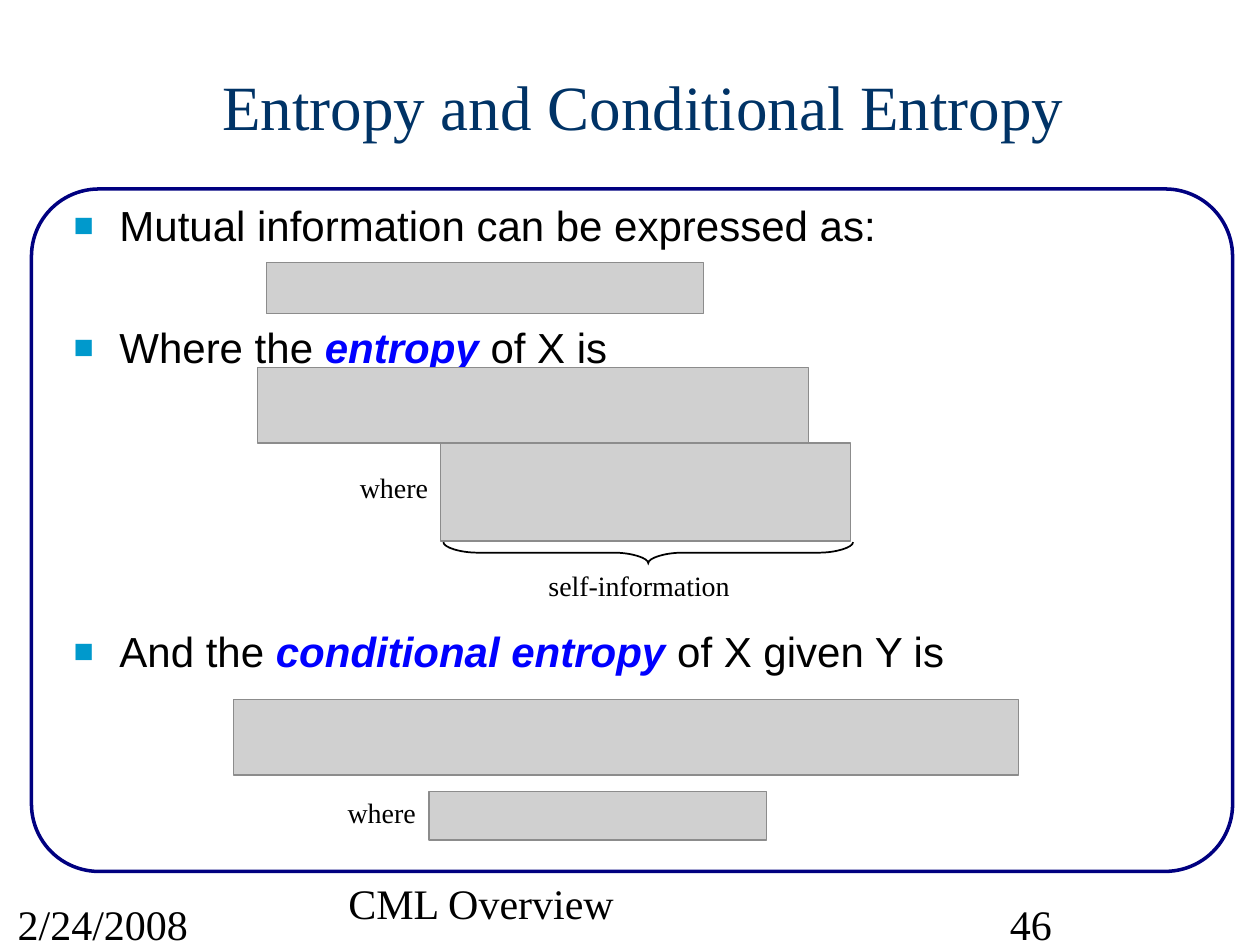
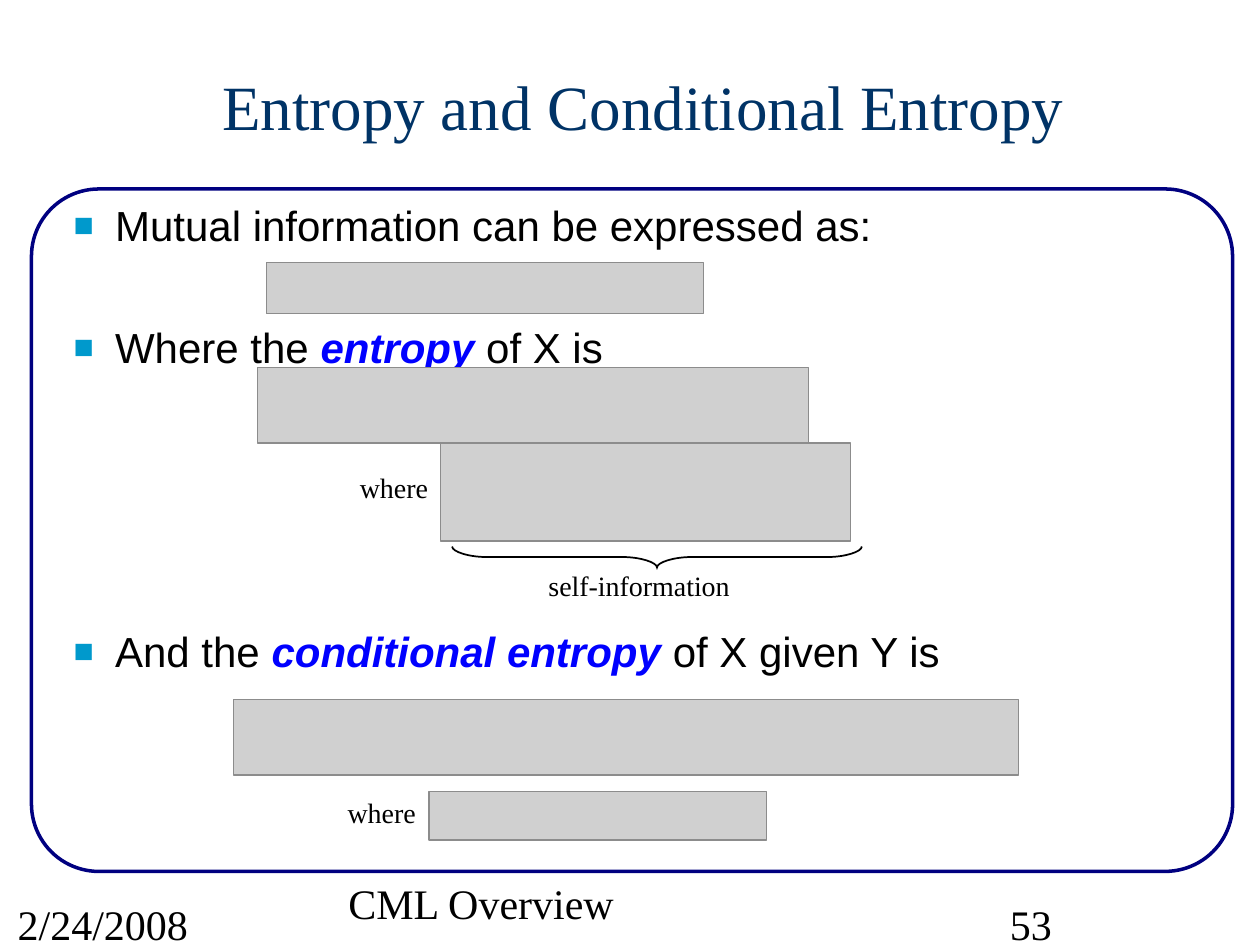
Before and after one commit to wvu-wcrl/PCS, a slide deck: slide 53 of pcs/projects/cml/doc/src/CMLoverview.ppt (slide 46 before the commit). Drawn at 1260x945 pixels with LibreOffice and Linux fonts; fonts in the diff are those of the drawing; grey boxes stand for pictures. Boxes give left, top, right and bottom in pixels: in the first picture for what was removed or moved away, otherwise in the second. Text is boxed around its words. In the diff, an @@ line names an element or a change of style, - is before the commit and + after.

```diff
--- a/pcs/projects/cml/doc/src/CMLoverview.ppt
+++ b/pcs/projects/cml/doc/src/CMLoverview.ppt
@@ text "Mutual information can be expressed ..." at bbox=[115, 210, 939, 676]: indent changed @@
@@ freeform shape: place and size @@
-freeform shape at bbox=[444, 542, 853, 563]
+freeform shape at bbox=[452, 547, 862, 568]
@@ page number at bbox=[1010, 912, 1052, 941]: text changed @@
-46
+53
```
Also in this commit, not shown: 92 other slides changed, 17 slides added, 4 other files.
